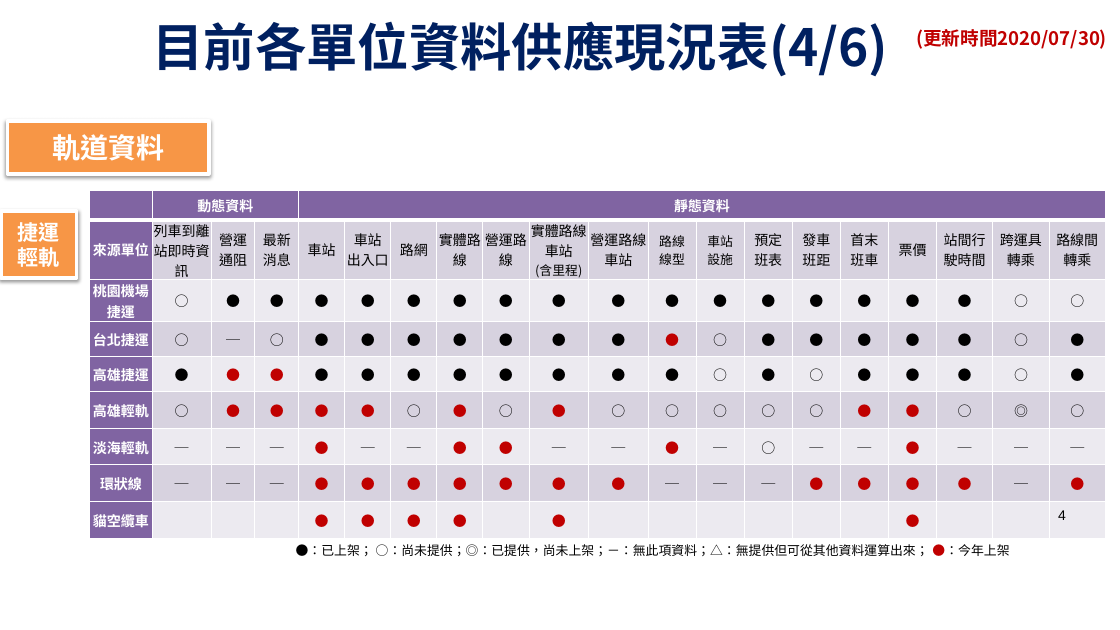
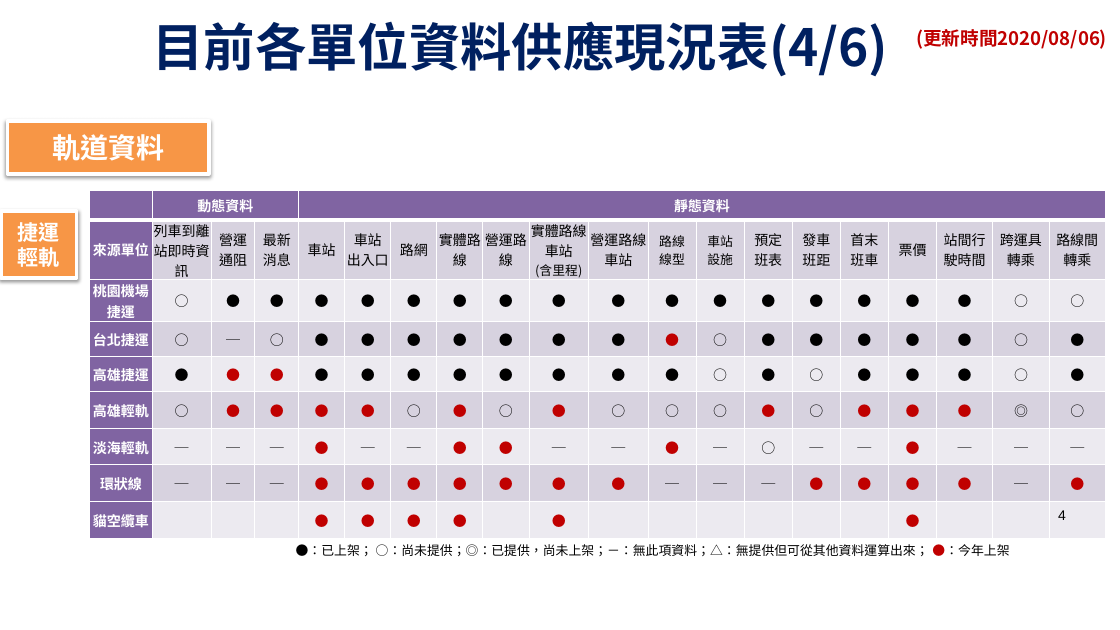
Before and after one commit to ptxmotc/data-provide-status, a slide deck: slide 4 of 各單位資料供應現況表.pptx. Drawn at 1120x630 pixels with LibreOffice and Linux fonts; fonts in the diff are those of the drawing; background and template pictures are left out. Boxes give left, top, right and bottom in pixels: in the first picture for what was removed or moved away, otherwise in the second. Text is boxed around its words. In the diff, an @@ line names an element or a change of style, - is before the commit and + after.

```diff
--- a/各單位資料供應現況表.pptx
+++ b/各單位資料供應現況表.pptx
@@ text at (916,29,1107,49): text changed @@
-(更新時間2020/07/30)
+(更新時間2020/08/06)
@@ table at (90,191,1105,539) @@
-row 6, column 14: ○
+row 6, column 14: ●
-row 6, column 18: ○
+row 6, column 18: ●
```
Also in this commit, not shown: 6 other slides changed, 1 other file.
